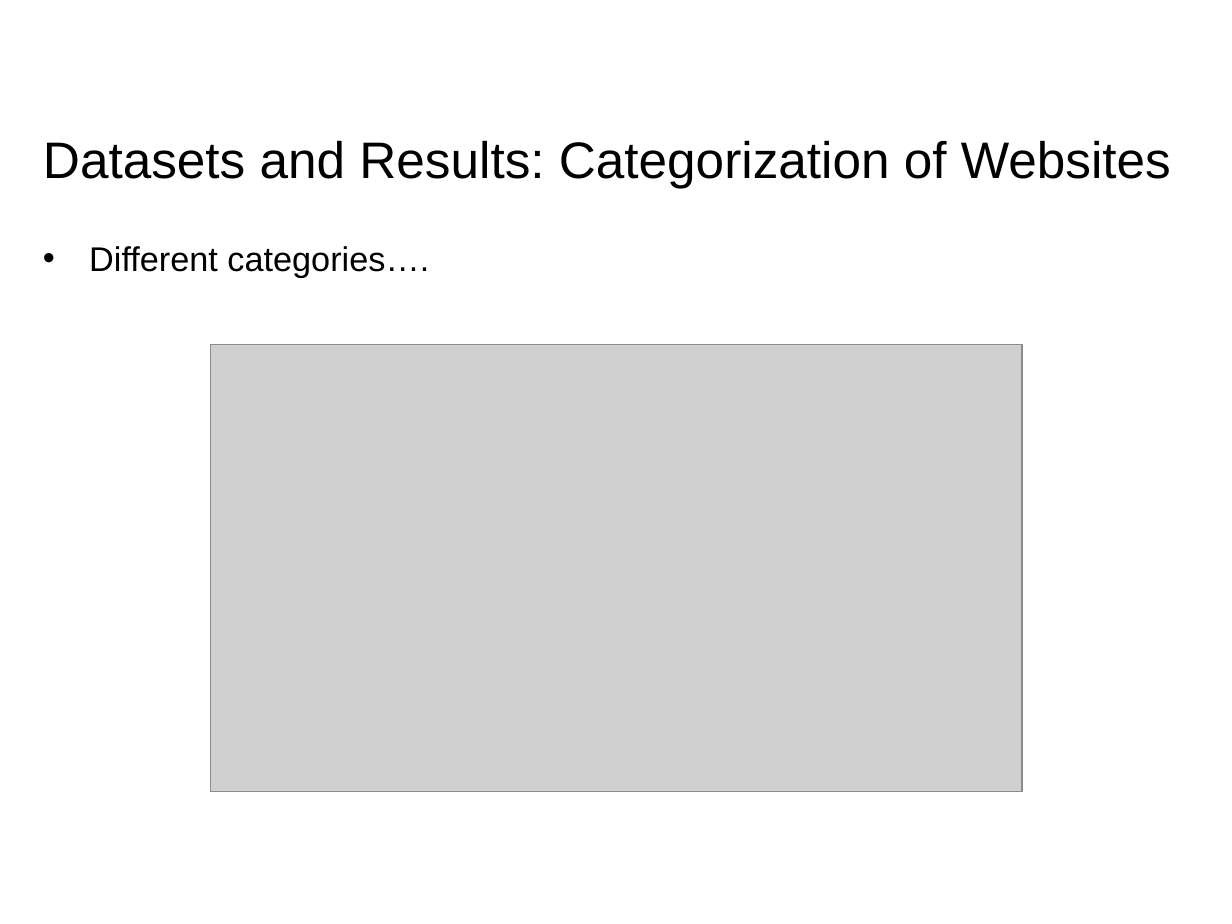
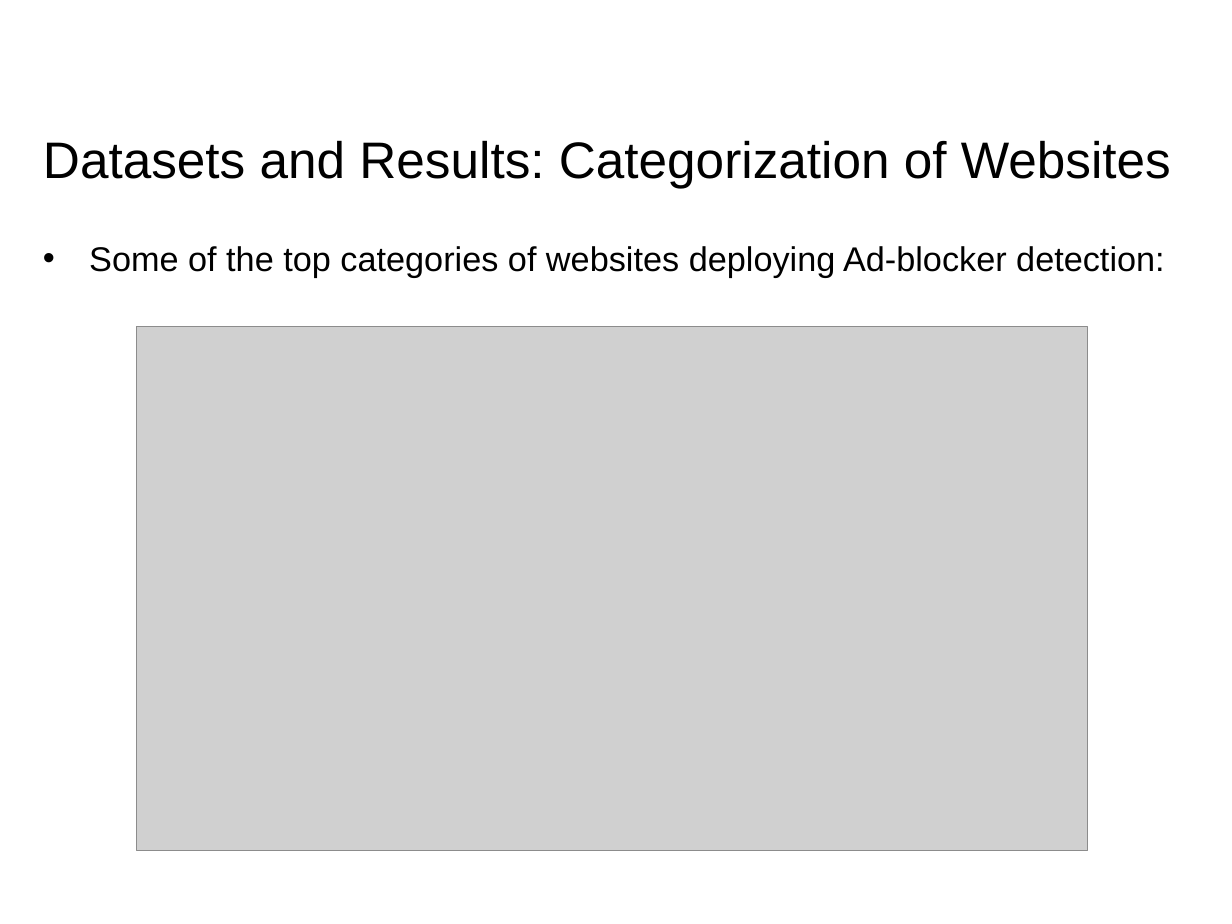
Before and after one commit to RohitPanda/seminar-blocking-adblockers, a slide deck: slide 18 of ppt/Seminar - Rohit & Rohit.pptx. Drawn at 1232x924 pixels with LibreOffice and Linux fonts; fonts in the diff are those of the drawing; grey boxes stand for pictures; background and template pictures are left out. Boxes give left, top, right and bottom in pixels: in the first picture for what was removed or moved away, otherwise in the second. Text is boxed around its words. In the diff, an @@ line names an element or a change of style, - is before the commit and + after.

```diff
--- a/ppt/Seminar - Rohit & Rohit.pptx
+++ b/ppt/Seminar - Rohit & Rohit.pptx
@@ text at (89, 246, 1164, 278): text changed @@
-• Different categories….
+• Some of the top categories of websites deploying Ad-blocker detection:
@@ picture: place and size @@
-picture at (211, 344, 1023, 791)
+picture at (137, 326, 1088, 850)
```
Also in this commit, not shown: 8 other slides changed, 1 slide added, 1 slide removed, 1 other file.
